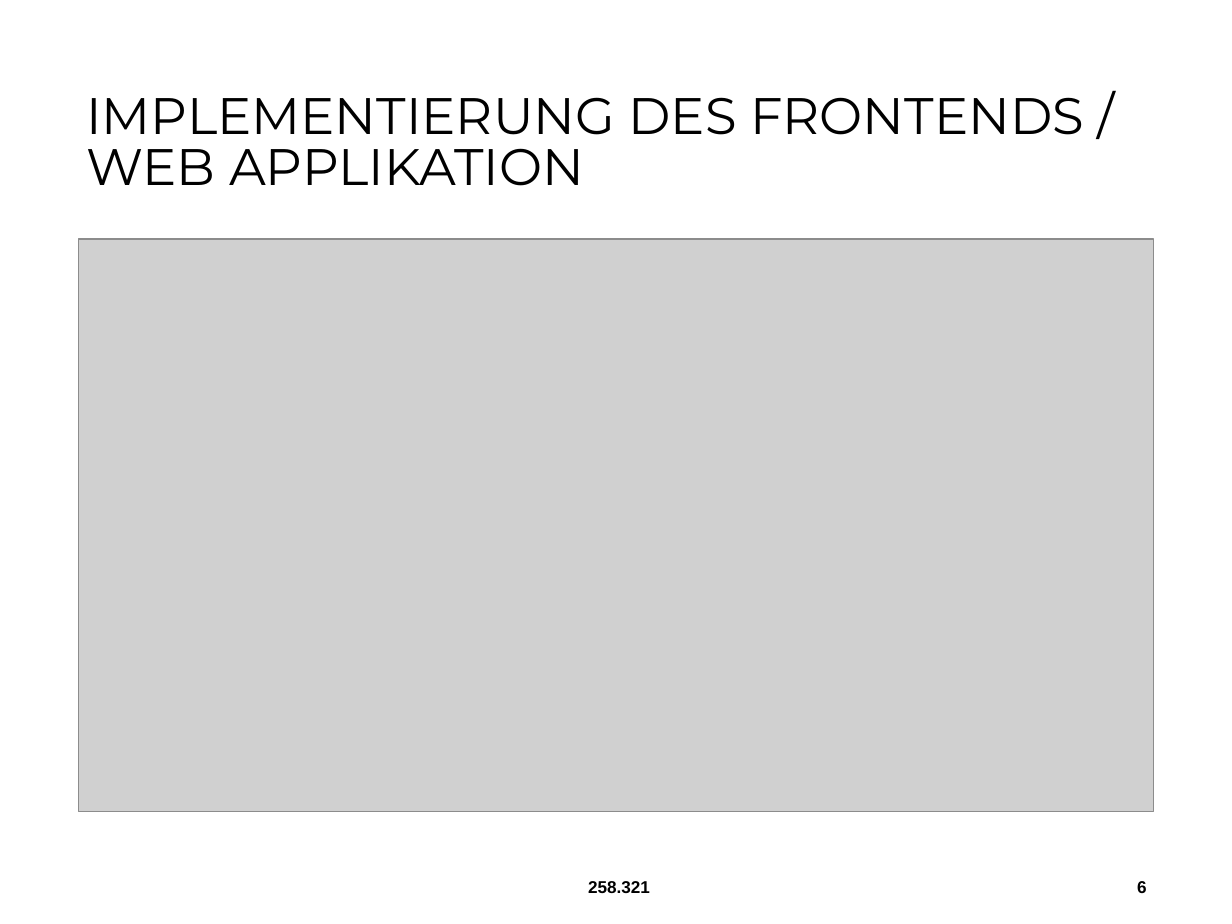
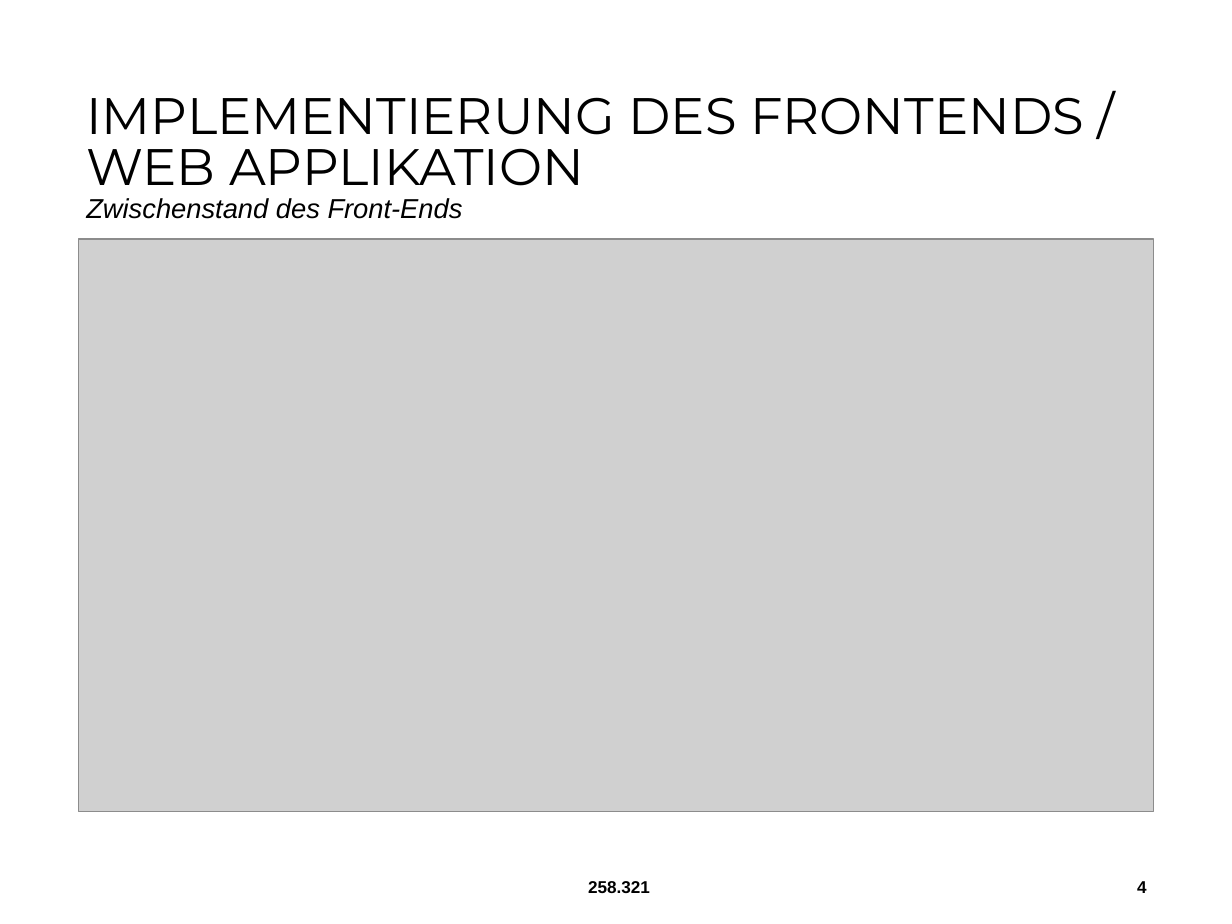
Before and after one commit to Kaltrin1/DKE_PR, a slide deck: slide 4 of Zwischenpräsentation/Zwischenpräsentation_11.05.2020.pptx (slide 6 before the commit). Drawn at 1232x924 pixels with LibreOffice and Linux fonts; fonts in the diff are those of the drawing; grey boxes stand for pictures; background and template pictures are left out. Boxes give left, top, right and bottom in pixels: in the first picture for what was removed or moved away, otherwise in the second. Text is boxed around its words. In the diff, an @@ line names an element or a change of style, - is before the commit and + after.

```diff
--- a/Zwischenpräsentation/Zwischenpräsentation_11.05.2020.pptx
+++ b/Zwischenpräsentation/Zwischenpräsentation_11.05.2020.pptx
@@ title at [86, 97, 1084, 219]: text changed @@
-IMPLEMENTIERUNG DES FRONTENDS / WEB APPLIKATION
+IMPLEMENTIERUNG DES FRONTENDS / WEB APPLIKATION
+Zwischenstand des Front-Ends
@@ page number at [1137, 881, 1147, 893]: text changed @@
-6
+4
```
Also in this commit, not shown: 4 other slides changed, 4 slides removed, 6 other files.
